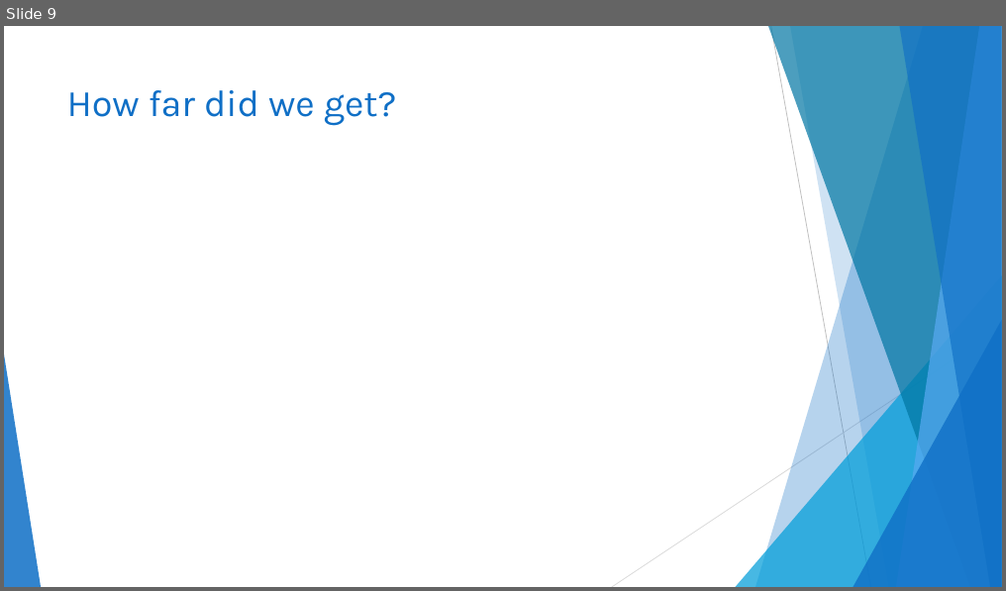
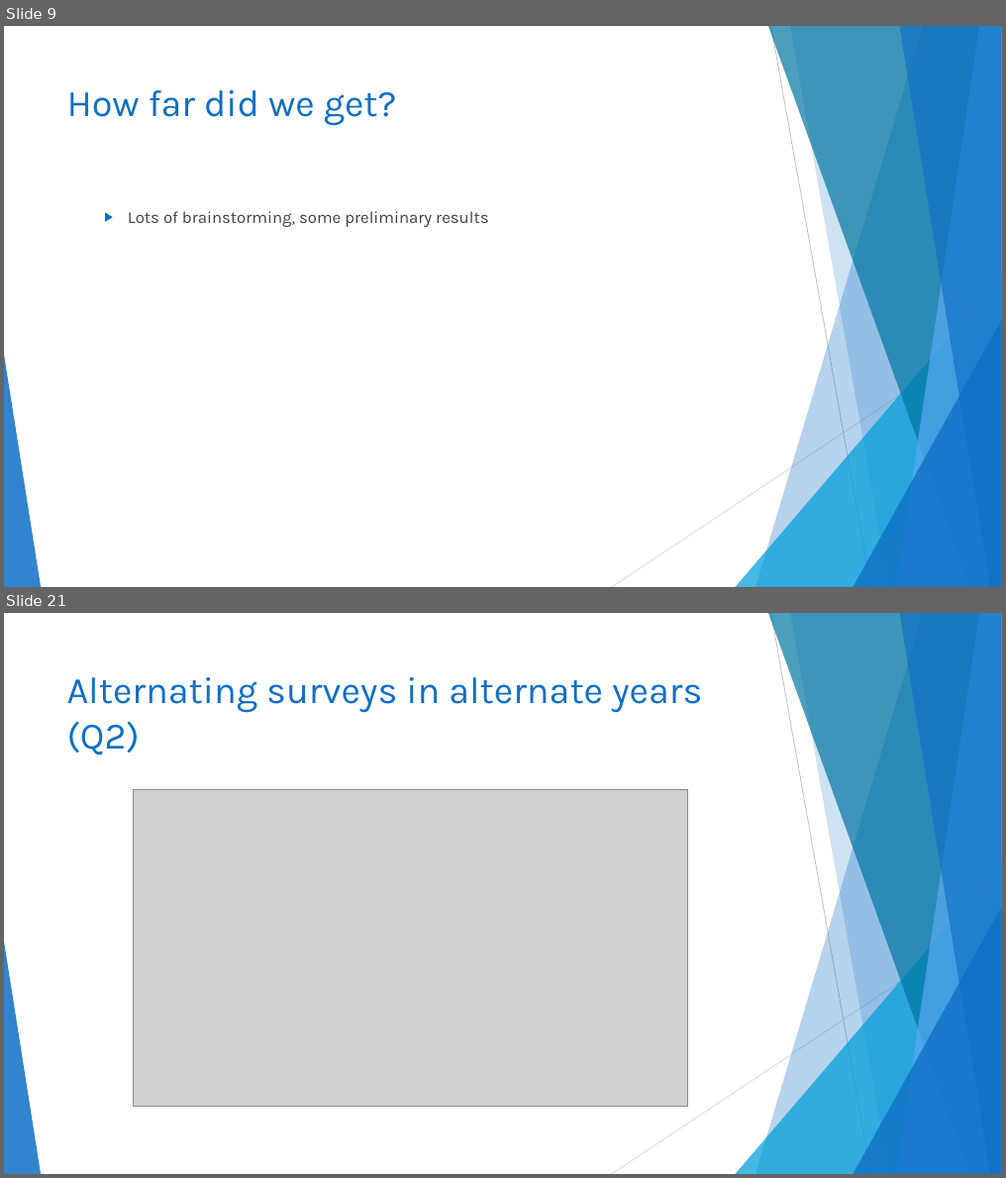
Before and after one commit to TESA-workshops/sim-geostat-survey, a slide deck: report/sim-geostat-survey-report.pptx. Shown one above the other, each under a label of ours: slide 9 before the commit, slides 9 and 21 after it; the slides between them are not shown. The pictures are 1006x591 and 1006x1178 pixels, drawn with LibreOffice and Linux fonts; fonts in the diff are those of the drawing; grey boxes stand for pictures. Boxes give left, top, right and bottom in pixels: in the first picture for what was removed or moved away, otherwise in the second. Text is boxed around its words. In the diff, an @@ line names an element or a change of style, - is before the commit and + after.

```diff
--- a/report/sim-geostat-survey-report.pptx
+++ b/report/sim-geostat-survey-report.pptx
@@ slide 21 added at [4, 613, 1002, 1174], background #FFFFFF; not listed: 10 template elements that a slide beside it also shows @@
@@ title added at [67, 677, 702, 756], 36 pt, text #0F6FC6 @@
+Alternating surveys in alternate years (Q2)
@@ picture added at [133, 789, 688, 1107] @@
@@ slide 9 changed as well @@
@@ text added at [128, 211, 488, 227], 16 pt, text #404040 @@
+  ▶ Lots of brainstorming, some preliminary results
```
Also in this commit, not shown: 1 other slide changed, 16 other slides added, 2 slides removed, 1 other file.
